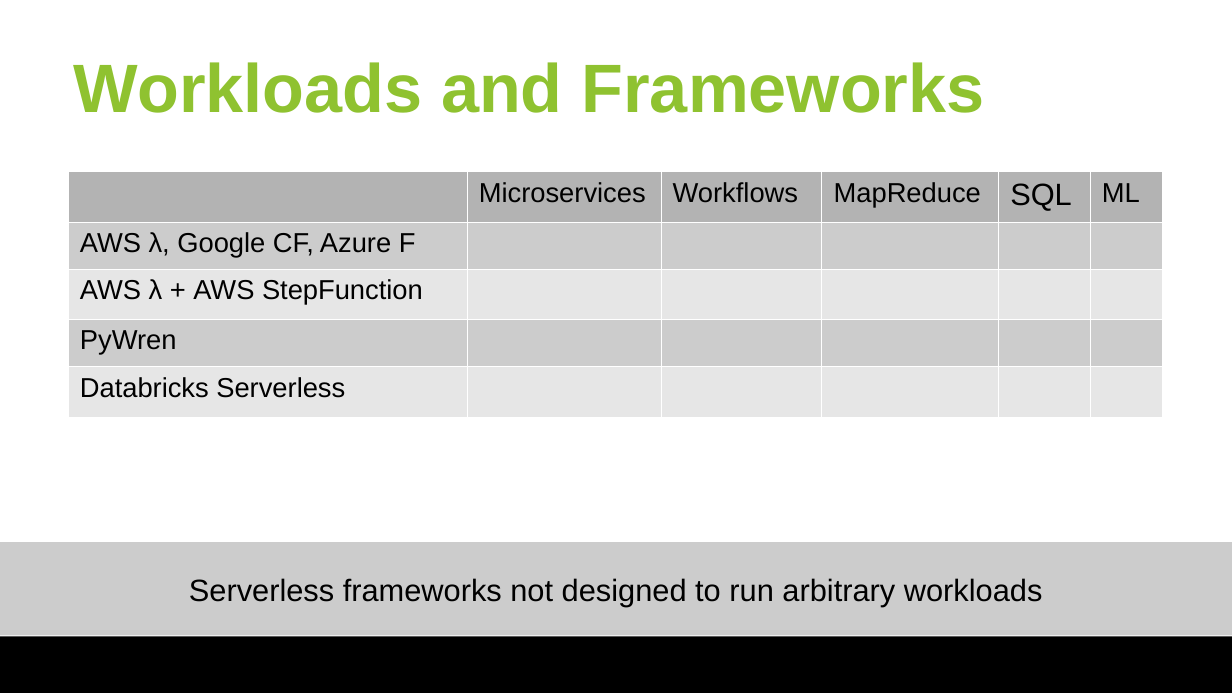
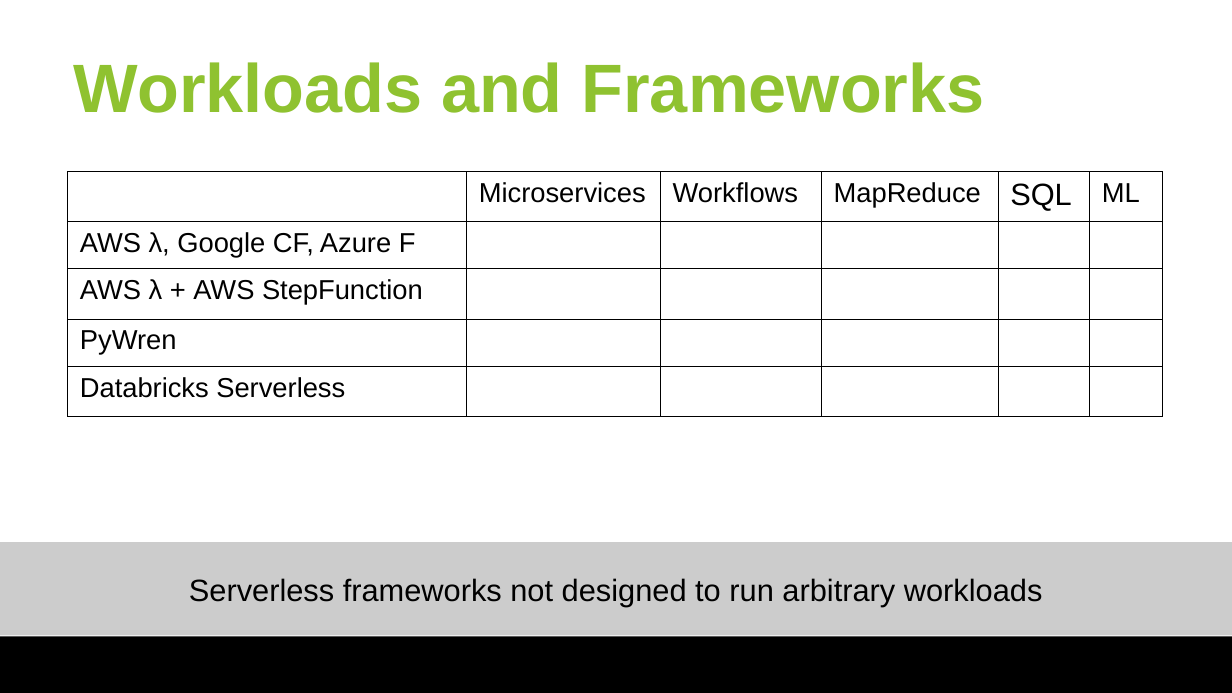
Before and after one commit to huangyibo/spark-summit-18, a slide deck: slide 24 of slides/spark-summit-18.odp (slide 23 before the commit). Drawn at 1232x693 pixels with LibreOffice and Linux fonts; fonts in the diff are those of the drawing; background and template pictures are left out. Boxes give left, top, right and bottom in pixels: in the first picture for what was removed or moved away, otherwise in the second. Text is boxed around its words. In the diff, an @@ line names an element or a change of style, - is before the commit and + after.

Commit message:
slides

```diff
--- a/slides/spark-summit-18.odp
+++ b/slides/spark-summit-18.odp
@@ table at box(68, 171, 1162, 416) @@
@@ fill #B3B3B3 to none in 5 cells @@
@@ fill #CCCCCC to none in 2 cells @@
@@ fill #E6E6E6 to none in 2 cells @@
@@ borders changed @@
```
Also in this commit, not shown: 1 other slide changed, 1 slide added.
